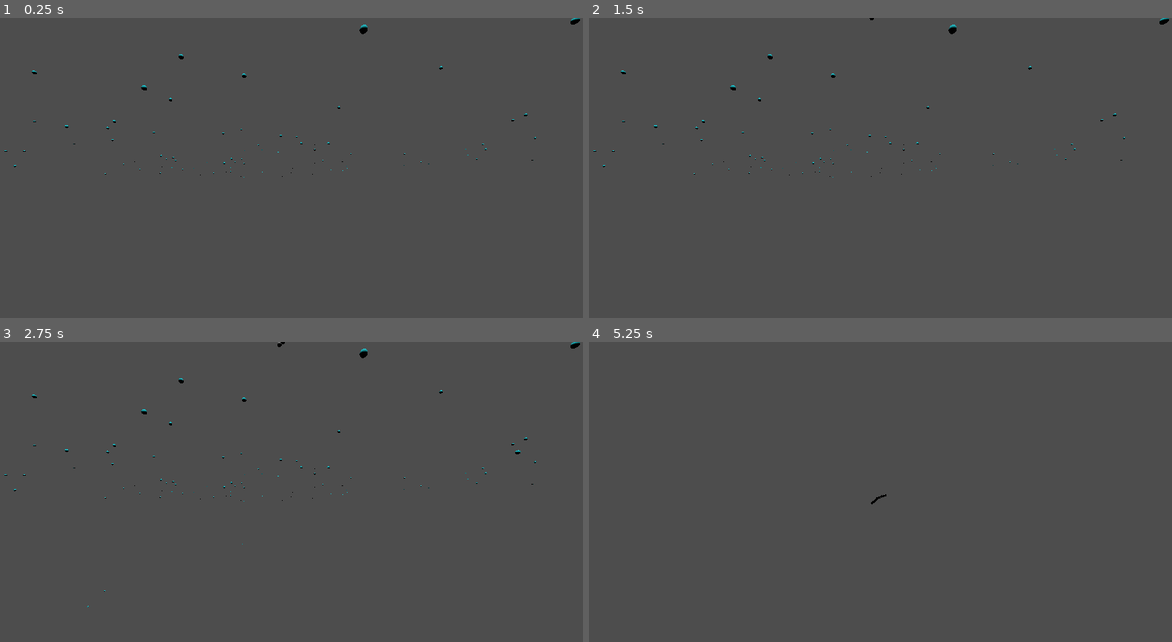
Above: before the commit, frames 1-4 (two rows, left to right).
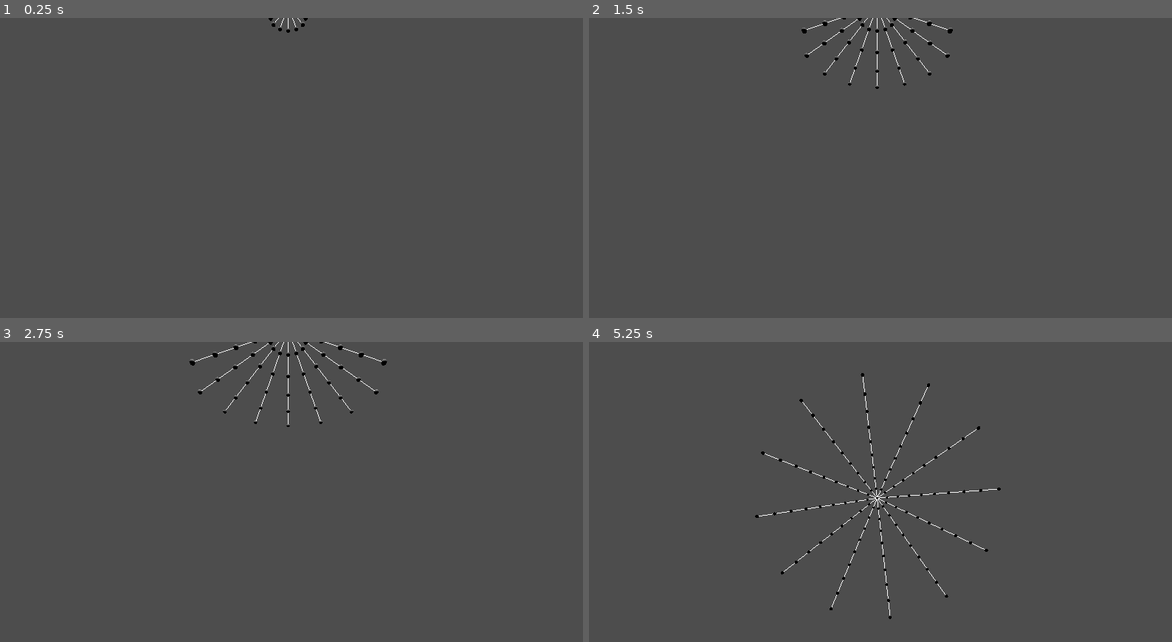
Above: after the commit, the same moments.

Repository: ayylol/tree_roots
Game: Godot game, scene res://radial_scene.tscn
The game is run twice, just before and just after one commit, with the same random seed, the same clock (stepped at 60 frames per second) and the same inputs. Before the commit the project starts from res://default_scene.tscn.
Inputs (mouse positions are in pixels of both pictures, inside the frame that each line leads up to):
- Up to frame 1 (0.25 s): no input
- Up to frame 2 (1.5 s): tap Enter at 0.5 s; move the mouse to (1008, 168) at 0.52 s; hold E (Decimate) 0.53-1.28 s; tap R (Output) at 0.6 s; tap Space (StepSCA) at 0.8, 1.25, 1.35 s; move the mouse to (758, 201) at 1.27 s
- Up to frame 3 (2.75 s): tap R (Output) at 1.55 s; tap Enter at 2 s; move the mouse to (349, 435) at 2.02 s; hold E (Decimate) from 2.03 s (still down); tap A (AddAttractor) at 2.1 s; tap Space (StepSCA) at 2.3 s
- Up to frame 4 (5.25 s): tap Space (StepSCA) at 2.75, 3.8, 4.25, 5.1 s; move the mouse to (845, 573) at 2.77 s; tap W (ClearPoints) at 2.85 s; tap R (Output) at 3.05, 4.35 s; tap Enter at 3.5 s; move the mouse to (1055, 558) at 3.52 s; release E (Decimate) at 3.53 s; hold Middle mouse button (MoveCamera) 3.53-4.28 s; move the mouse to (699, 459) at 4.27 s; move the mouse to (903, 507) at 5.02 s

The runs differ from the first frame. In frame 1, 0.3% of the frame differs, in the area x 0-100%, y 0-54%; in frame 2, 0.6%; in frame 3, 0.8%; in frame 4, 0.9%, in the area x 28-71%, y 10-93%.

Commit message:
Adding regular radial roots

Diff:
--- a/attractor_area.tscn
+++ b/attractor_area.tscn
@@ -13,12 +13,12 @@
 max_dist_factor = 0.1
 
 [node name="SpawnArea" type="CollisionShape3D" parent="."]
-transform = Transform3D(6.32488, -0.0222713, 6.03466, 0.0144204, 1.08253, 0.306512, -4.92136, -0.0254509, 7.7566, -0.300922, -2.22668, -0.221484)
+transform = Transform3D(10.9851, -0.0210301, 9.54542, 0.0250455, 1.0222, 0.48483, -8.54747, -0.0240325, 12.2691, -0.300922, -2.22668, -0.221484)
 shape = SubResource("ConvexPolygonShape3D_5ol1b")
 disabled = true
 
 [node name="SpawnArea2" type="CollisionShape3D" parent="."]
-transform = Transform3D(-5.9871, 0.508315, -4.64545, -0.291837, -7.57587, -0.452846, -4.66406, -0.178476, 5.99156, 0, -7.75976, 0)
+transform = Transform3D(-6.20205, 0.494468, -14.3246, -0.956651, -10.6321, -0.330548, -13.3229, 0.533255, 6.69216, 3.07523, -9.24169, 1.16317)
 shape = SubResource("ConvexPolygonShape3D_5ol1b")
 disabled = true
 
--- a/default_scene.tscn
+++ b/default_scene.tscn
@@ -1,19 +1,13 @@
-[gd_scene load_steps=4 format=3 uid="uid://dxa58tx7omcyv"]
+[gd_scene load_steps=3 format=3 uid="uid://dxa58tx7omcyv"]
 
-[ext_resource type="PackedScene" uid="uid://014qsodi72e3" path="res://orbit_camera.tscn" id="1_0bxbq"]
-[ext_resource type="Script" path="res://testing_script.gd" id="1_fp1tf"]
-[ext_resource type="PackedScene" uid="uid://to7upd7dh6pu" path="res://attractor_area.tscn" id="2_nunxf"]
+[ext_resource type="Script" path="res://testing_script.gd" id="1_hca3r"]
+[ext_resource type="PackedScene" uid="uid://014qsodi72e3" path="res://orbit_camera.tscn" id="2_nkncv"]
 
 [node name="Node3D" type="Node3D"]
-script = ExtResource("1_fp1tf")
+script = ExtResource("1_hca3r")
 
-[node name="OrbitCamera" parent="." instance=ExtResource("1_0bxbq")]
+[node name="OrbitCamera" parent="." instance=ExtResource("2_nkncv")]
 transform = Transform3D(1, 0, 0, 0, 1, 0, 0, 0, 1, 0, -4.12428, 0)
 
 [node name="Sun" type="DirectionalLight3D" parent="."]
 transform = Transform3D(1, 0, 0, 0, 0.221004, 0.975273, 0, -0.975273, 0.221004, 0, 3.80721, 1.50425)
-
-[node name="AttractorArea" parent="." instance=ExtResource("2_nunxf")]
-max_attractors = 200
-segment_length = 0.1
-t = Transform3D(0.05, 0, 0, 0, 0.05, 0, 0, 0, 0.05, 0, 0, 0)
--- a/project.godot
+++ b/project.godot
@@ -11,7 +11,7 @@
 [application]
 
 config/name="tree_roots"
-run/main_scene="res://default_scene.tscn"
+run/main_scene="res://radial_scene.tscn"
 config/features=PackedStringArray("4.0", "Forward Plus")
 config/icon="res://icon.svg"
 
--- /dev/null
+++ b/radial_area.gd
@@ -0,0 +1,30 @@
+extends Node3D
+
+@export var number_of_roots := 12
+@export var segment_length: float = 0.5
+@export var down_angle: float = PI/4
+@export var t: Transform3D = Transform3D()
+
+var edge_segments = []
+
+@onready var StartSegment := $Segment
+
+func _ready():
+	StartSegment.init(StartSegment.global_position)
+	for i in range(number_of_roots):
+		var angle = (float(i)/number_of_roots)*2*PI
+		StartSegment.extend_dir = Vector3(cos(angle),-sin(down_angle),sin(angle));
+		edge_segments.push_back(StartSegment.extend(segment_length))
+
+func _unhandled_input(_event):
+	if(Input.is_action_just_pressed("StepSCA")):
+		extend_segments()
+	if(Input.is_action_just_pressed("Output")):
+		StartSegment.write_tree_to_file(t)
+
+func extend_segments():
+	var temp_edge_segments = []
+	for segment in edge_segments:
+		segment.extend_dir = segment.global_position - segment.get_parent().global_position
+		temp_edge_segments.push_back(segment.extend(segment_length))
+	edge_segments = temp_edge_segments
--- /dev/null
+++ b/radial_area.tscn
@@ -0,0 +1,9 @@
+[gd_scene load_steps=3 format=3 uid="uid://bbggui2wka7ai"]
+
+[ext_resource type="Script" path="res://radial_area.gd" id="1_8gin7"]
+[ext_resource type="PackedScene" uid="uid://bpqjffo2n437r" path="res://segment.tscn" id="1_74nv6"]
+
+[node name="RadialArea" type="Node3D"]
+script = ExtResource("1_8gin7")
+
+[node name="Segment" parent="." instance=ExtResource("1_74nv6")]
--- /dev/null
+++ b/radial_scene.tscn
@@ -0,0 +1,8 @@
+[gd_scene load_steps=3 format=3 uid="uid://cbd4dejxxi6nt"]
+
+[ext_resource type="PackedScene" uid="uid://dxa58tx7omcyv" path="res://default_scene.tscn" id="1_bo6rh"]
+[ext_resource type="PackedScene" uid="uid://bbggui2wka7ai" path="res://radial_area.tscn" id="2_jw012"]
+
+[node name="Node3D" instance=ExtResource("1_bo6rh")]
+
+[node name="RadialArea" parent="." index="2" instance=ExtResource("2_jw012")]
--- /dev/null
+++ b/sca_scene.tscn
@@ -0,0 +1,11 @@
+[gd_scene load_steps=3 format=3 uid="uid://bqyvevsslyiir"]
+
+[ext_resource type="PackedScene" uid="uid://dxa58tx7omcyv" path="res://default_scene.tscn" id="1_0u0t7"]
+[ext_resource type="PackedScene" uid="uid://to7upd7dh6pu" path="res://attractor_area.tscn" id="3_2sdu7"]
+
+[node name="Node3D" instance=ExtResource("1_0u0t7")]
+
+[node name="AttractorArea" parent="." index="2" instance=ExtResource("3_2sdu7")]
+max_attractors = 200
+segment_length = 0.1
+t = Transform3D(0.05, 0, 0, 0, 0.05, 0, 0, 0, 0.05, 0, 0, 0)
--- a/segment.gd
+++ b/segment.gd
@@ -18,15 +18,6 @@
 	add_child(l)
 
 func extend_to(pos: Vector3)-> Segment:
-	# Collide pos with world
-#	var params = PhysicsPointQueryParameters3D.new()
-#	params.position = pos
-#	params.collision_mask = 0b1000_0000
-#	var result = get_world_3d().direct_space_state.intersect_point(params)
-#	if(!result.is_empty()):
-#		print(result)
-#		print("COLLIDING!!!")
-#		return null
 	var new_segment = segment_scene.instantiate()
 	segments_parent.add_child(new_segment)
 	new_segment.init(pos)
Not shown: 2 places in segment.tscn that only renumber resources
Not shown, changed: roots.data
